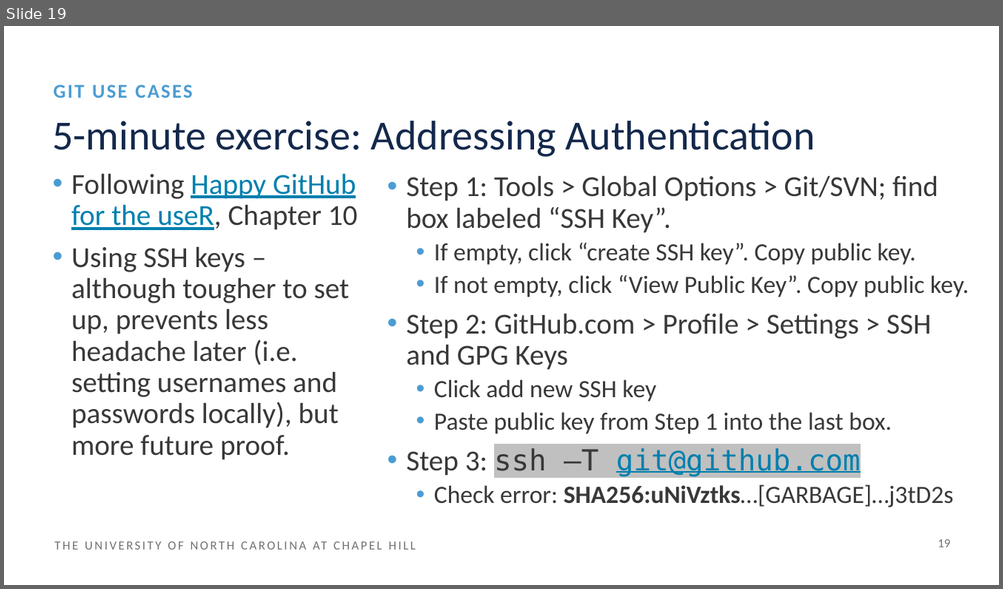
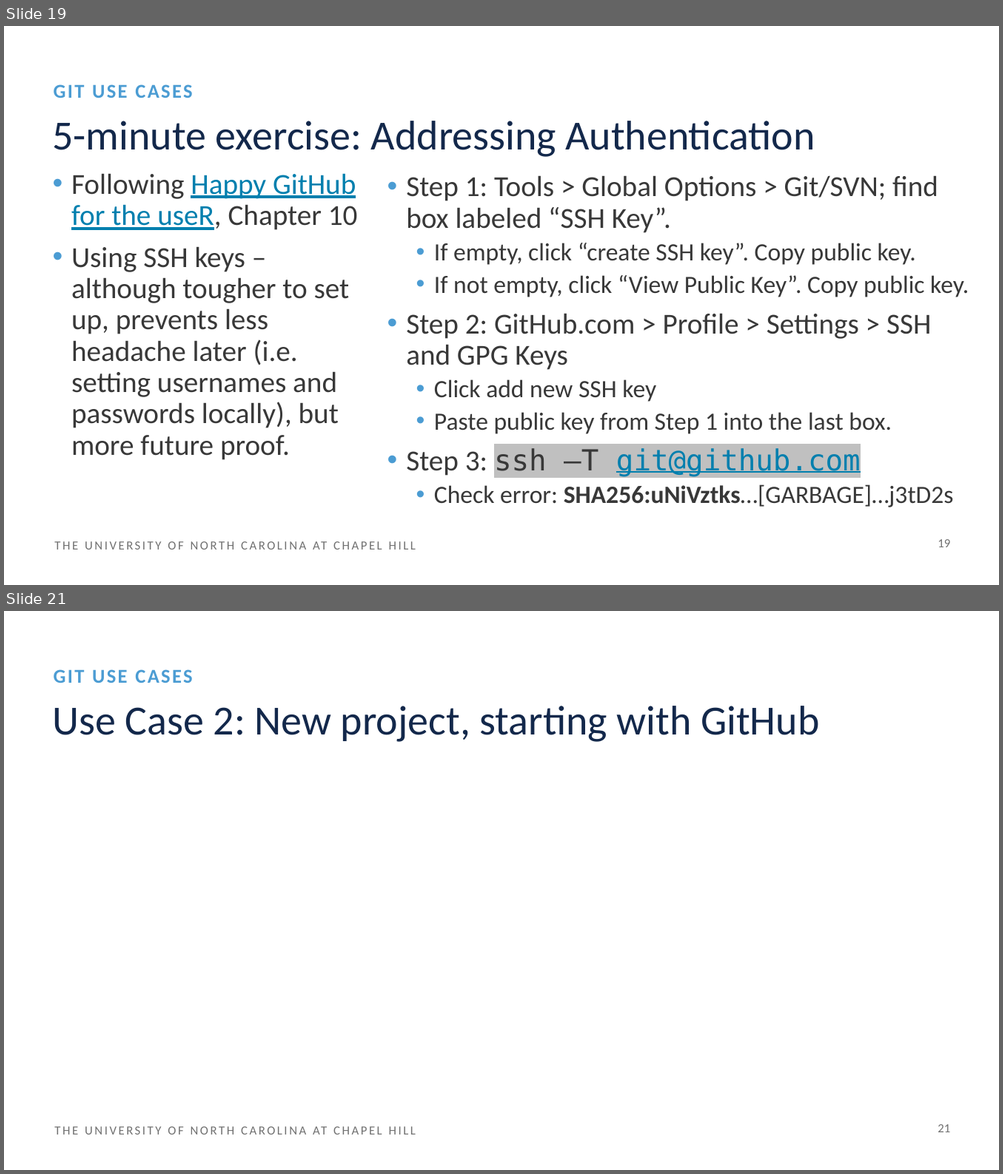
Before and after one commit to heatherhenderson/GitHub-for-Epidemiologists, a slide deck: GitHub for Epidemiologists.pptx. Shown one above the other, each under a label of ours: slide 19 before the commit, slides 19 and 21 after it; the slides between them are not shown. The pictures are 1003x589 and 1003x1174 pixels, drawn with LibreOffice and Linux fonts; fonts in the diff are those of the drawing. Boxes give left, top, right and bottom in pixels: in the first picture for what was removed or moved away, otherwise in the second. Text is boxed around its words. In the diff, an @@ line names an element or a change of style, - is before the commit and + after.

Commit message:
Changed Use Cases

```diff
--- a/GitHub for Epidemiologists.pptx
+++ b/GitHub for Epidemiologists.pptx
@@ slide 21 added at (4,611,999,1170), background #FFFFFF; not listed: 1 template element that a slide beside it also shows @@
@@ text added at (54,669,192,683), 19 pt, text #4B9CD3, bold @@
+GIT USE CASES
@@ title added at (53,706,819,742), 40 pt, text #13284B @@
+Use Case 2: New project, starting with GitHub
@@ page number added at (937,1125,950,1133), 12 pt, text #707070 @@
+21
```
Also in this commit, not shown: 2 slides changed.
